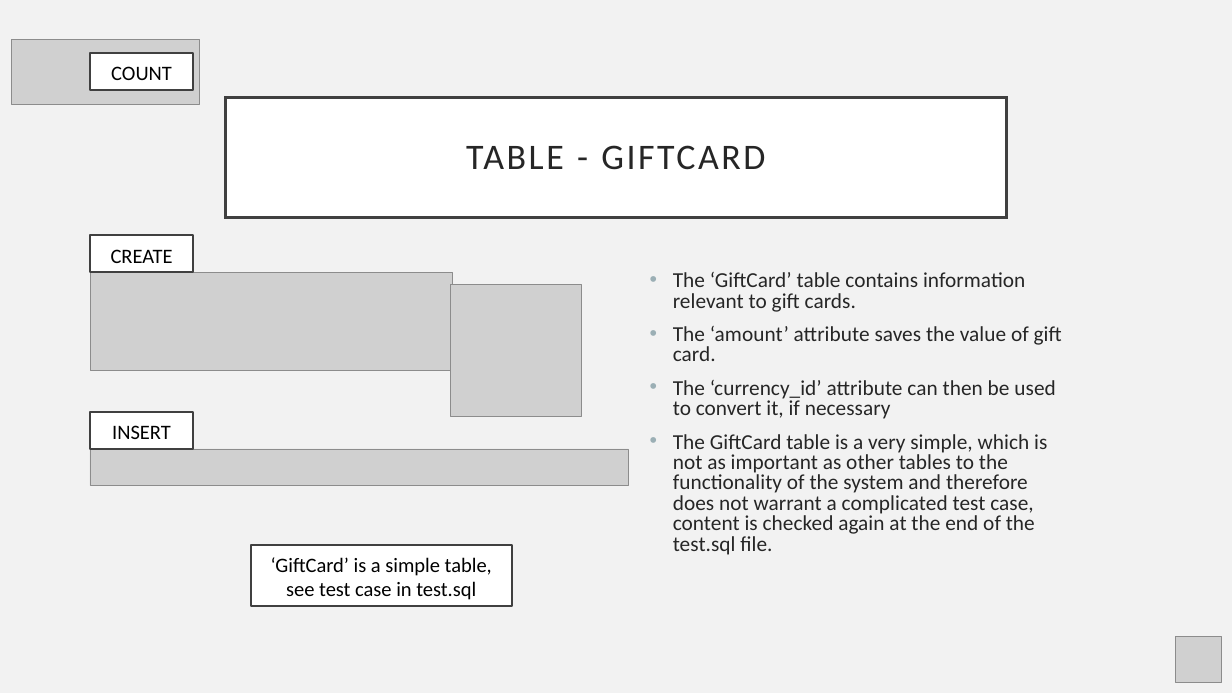
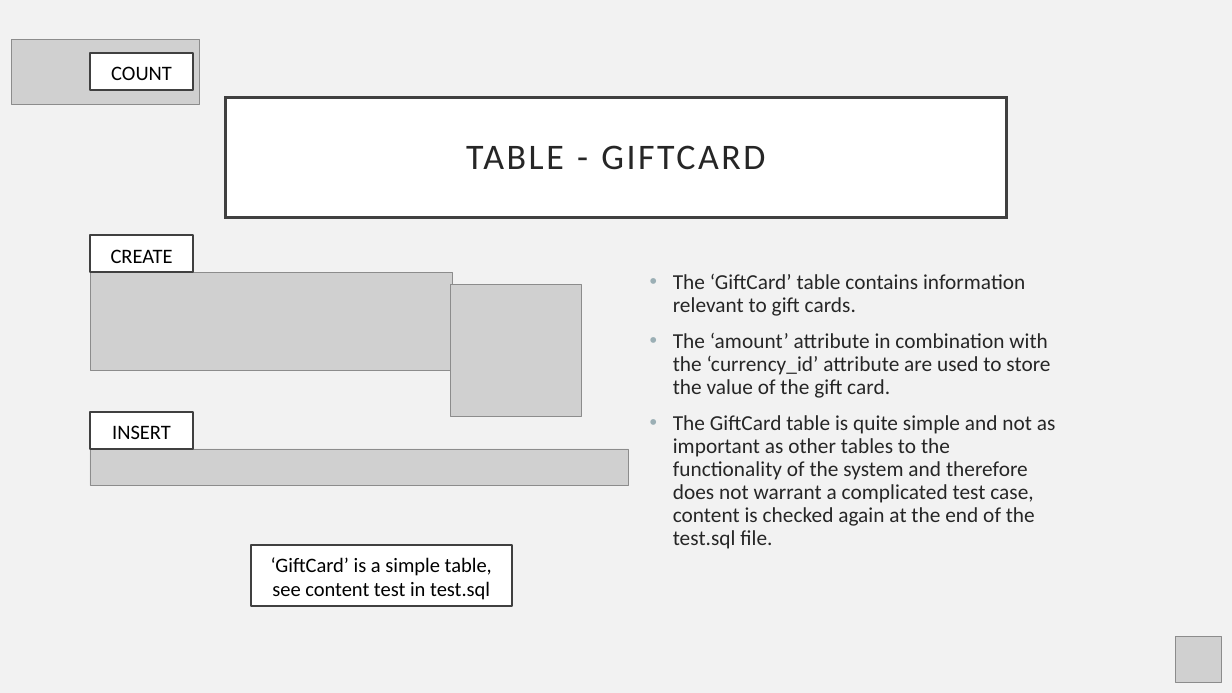
Before and after one commit to LeftEmpty/AirBnB_DBMS_Imitation, a slide deck: slide 29 of phase_2/phase_2_db_presentation.pptx. Drawn at 1232x693 pixels with LibreOffice and Linux fonts; fonts in the diff are those of the drawing; grey boxes stand for pictures. Boxes give left, top, right and bottom in pixels: in the first picture for what was removed or moved away, otherwise in the second. Text is boxed around its words. In the diff, an @@ line names an element or a change of style, - is before the commit and + after.

```diff
--- a/phase_2/phase_2_db_presentation.pptx
+++ b/phase_2/phase_2_db_presentation.pptx
@@ text at (673,274,1025,316): line spacing 0.8 to 0.9 @@
@@ text at (673,333,1056,549): text changed @@
-• The ‘amount’ attribute saves the value of gift card.
-• The ‘currency_id’ attribute can then be used to convert it, if necessary
-• The GiftCard table is a very simple, which is not as important as other tables to the functionality of the system and therefore does not warrant a complicated test case, content is checked again at the end of the test.sql file.
+• The ‘amount’ attribute in combination with the ‘currency_id’ attribute are used to store the value of the gift card.
+• The GiftCard table is quite simple and not as important as other tables to the functionality of the system and therefore does not warrant a complicated test case, content is checked again at the end of the test.sql file.
@@ text at (271,557,492,600): text changed @@
-‘GiftCard’ is a simple table, see test case in test.sql
+‘GiftCard’ is a simple table, see content test in test.sql
```
Also in this commit, not shown: 23 other slides changed, 11 other files.
